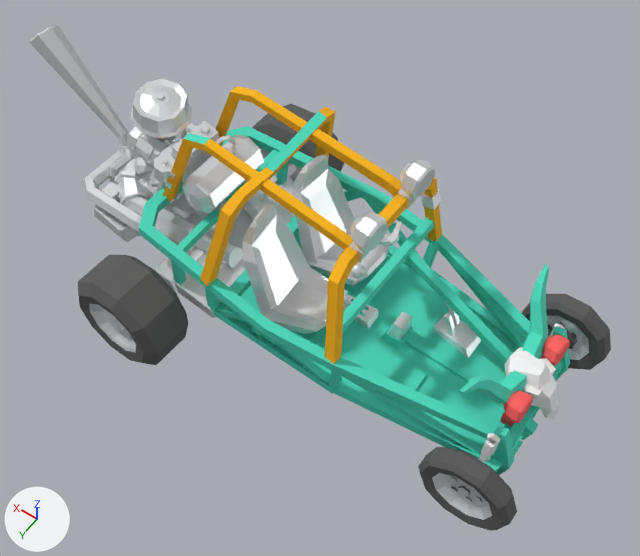
An edit to the glTF model public/models/cars/kaeferkraft.glb, drawn before and after from the same camera.
Rendered twice from a camera (50 mm lens) standing at (-1.8, 2.57, 3.9) and looking at (-0.02, 0.08, -0.01). The axes (+X, +Y, +Z) are drawn at lower left. The lights are the same throughout. The picture after the commit comes second. Vertices at exactly the same position are counted once.

Objects in the first picture: 'group1345467828', 'group1351783712', 'group1522625764', 'group1586929722', 'group1863958756', 'group195980357', 'group2069554521', 'group237616497', 'group35187853', 'group407306559', 'group552694142', 'group683697160' and 68 more.
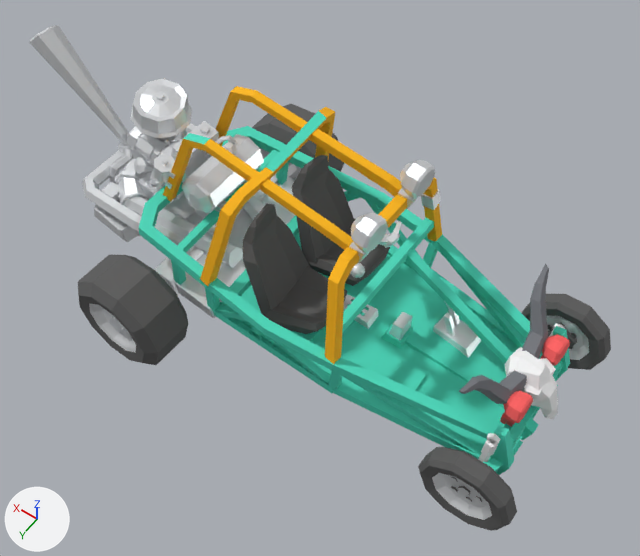
Changed parts and their boxes (x1, y1, x2, y2) in the pictures (640 x 556 px):
'group407306559', recoloured (white to dark grey): (243, 204, 348, 334) in both
'group1586929722', recoloured (white to dark grey): (292, 155, 390, 286) in both
part 1 of me_mesh2069554521, recoloured (cyan to grey): (459, 263, 549, 404) in both

The change, as a list of edits to the scene's bpy script:
```text
Add mat_seat:
    mat_seat = principled_material('Seat')
    mat_seat.base_color = (0.102, 0.102, 0.102)  # dark grey #5a5a5a
    mat_seat.roughness = 0.85
Add mat_dark:
    mat_dark = principled_material('Dark')
    mat_dark.base_color = (0.173, 0.18, 0.2)  # grey #73767c
    mat_dark.roughness = 0.85
Change me_mesh2069554521:
    where me_mesh2069554521.from_pydata(...)  # 155 vertices, 272 faces; spans x -1.477..-1.067, y -0.457..0.457, z -0.246..0.327
    used by ob_group2069554521; location = (0.0, 0.0, 0.0)
    me_mesh2069554521 part 1: all 170 faces that had it switch from mat_bodypaint (cyan #4bddc0) to mat_dark (grey #73767c)
Change me_mesh407306559:
    where me_mesh407306559.from_pydata(...)  # 52 vertices, 96 faces; spans x -0.23..0.3, y 0.024..0.47, z -0.108..0.532
    remove me_mesh407306559.materials.append(mat_chrome)  # white #edeff2
    add me_mesh407306559.materials.append(mat_seat)  # dark grey #5a5a5a
Change me_mesh1586929722:
    where me_mesh1586929722.from_pydata(...)  # 52 vertices, 96 faces; spans x -0.228..0.3, y -0.433..0.014, z -0.117..0.518
    remove me_mesh1586929722.materials.append(mat_chrome)  # white #edeff2
    add me_mesh1586929722.materials.append(mat_seat)  # dark grey #5a5a5a
```
